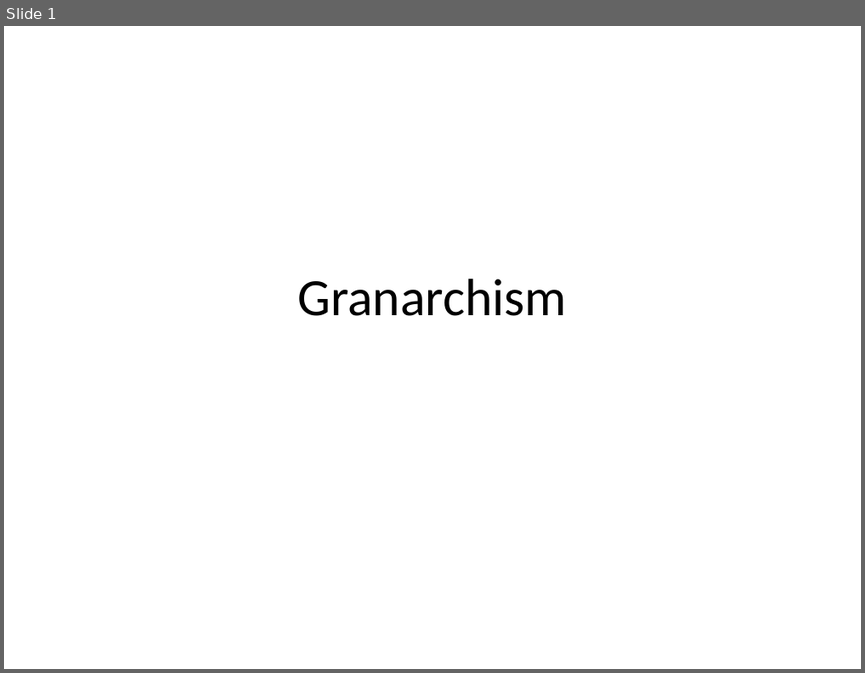
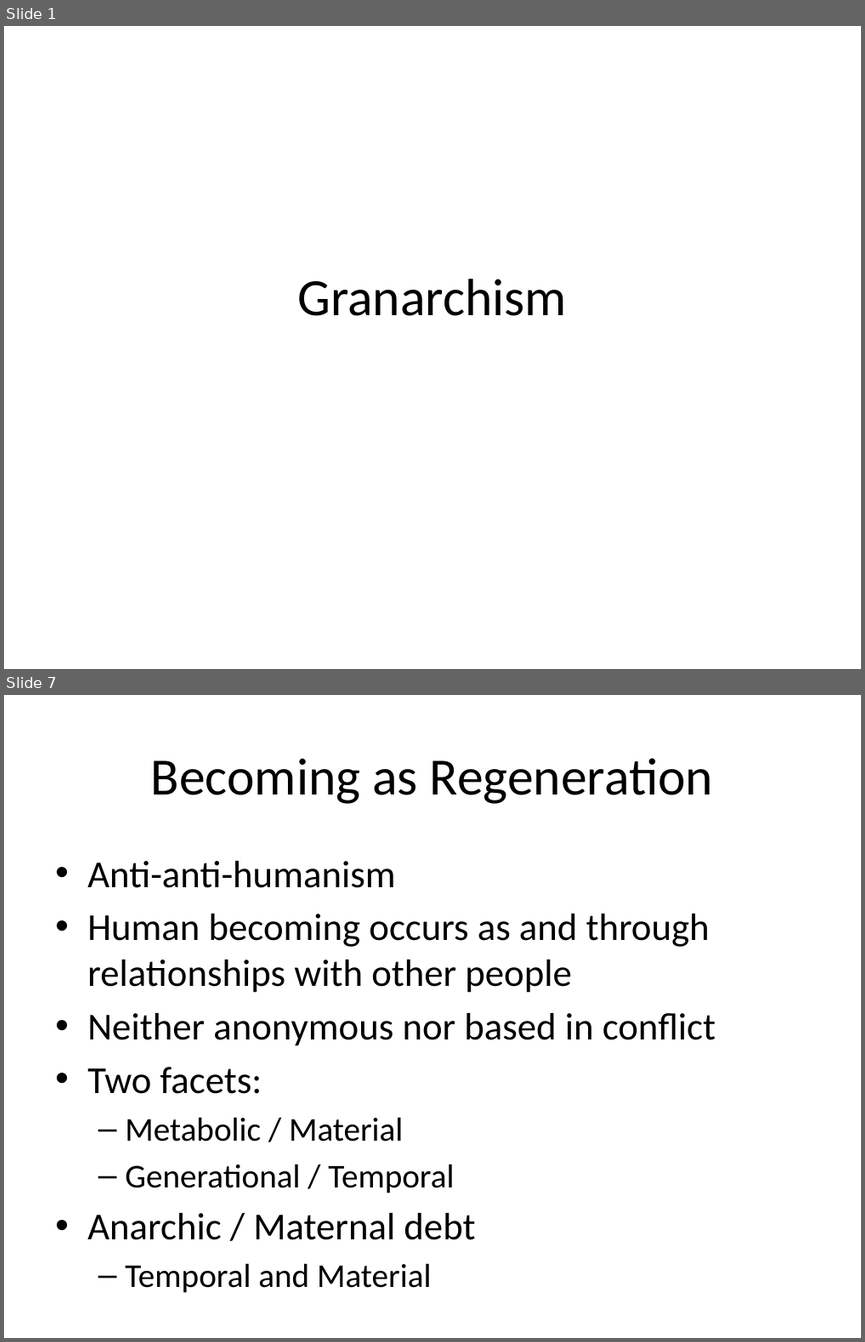
Before and after one commit to mcverter/Dissertation, a slide deck: work/__NEWEST__/KaG/220814_ASN_GRANARCHISM.pptx. Shown one above the other, each under a label of ours: slide 1 before the commit, slides 1 and 7 after it; the slides between them are not shown. The pictures are 865x673 and 865x1342 pixels, drawn with LibreOffice and Linux fonts; fonts in the diff are those of the drawing. Boxes give left, top, right and bottom in pixels: in the first picture for what was removed or moved away, otherwise in the second. Text is boxed around its words. In the diff, an @@ line names an element or a change of style, - is before the commit and + after.

```diff
--- a/work/__NEWEST__/KaG/220814_ASN_GRANARCHISM.pptx
+++ b/work/__NEWEST__/KaG/220814_ASN_GRANARCHISM.pptx
@@ slide 7 added at bbox=[4, 695, 861, 1338], background #FFFFFF @@
@@ title added at bbox=[151, 758, 713, 804], 44 pt, text #000000 @@
+Becoming as Regeneration
@@ text added at bbox=[87, 861, 715, 1240], 32 pt, text #000000 @@
+• Anti-anti-humanism
+• Human becoming occurs as and through relationships with other people
+• Neither anonymous nor based in conflict
+• Two facets:
+  – Metabolic / Material
+  – Generational / Temporal
+• Anarchic / Maternal debt
+  – Temporal and Material
```
Also in this commit, not shown: 1 slide changed, 7 other slides added, 4 slides removed, 1 other file.
